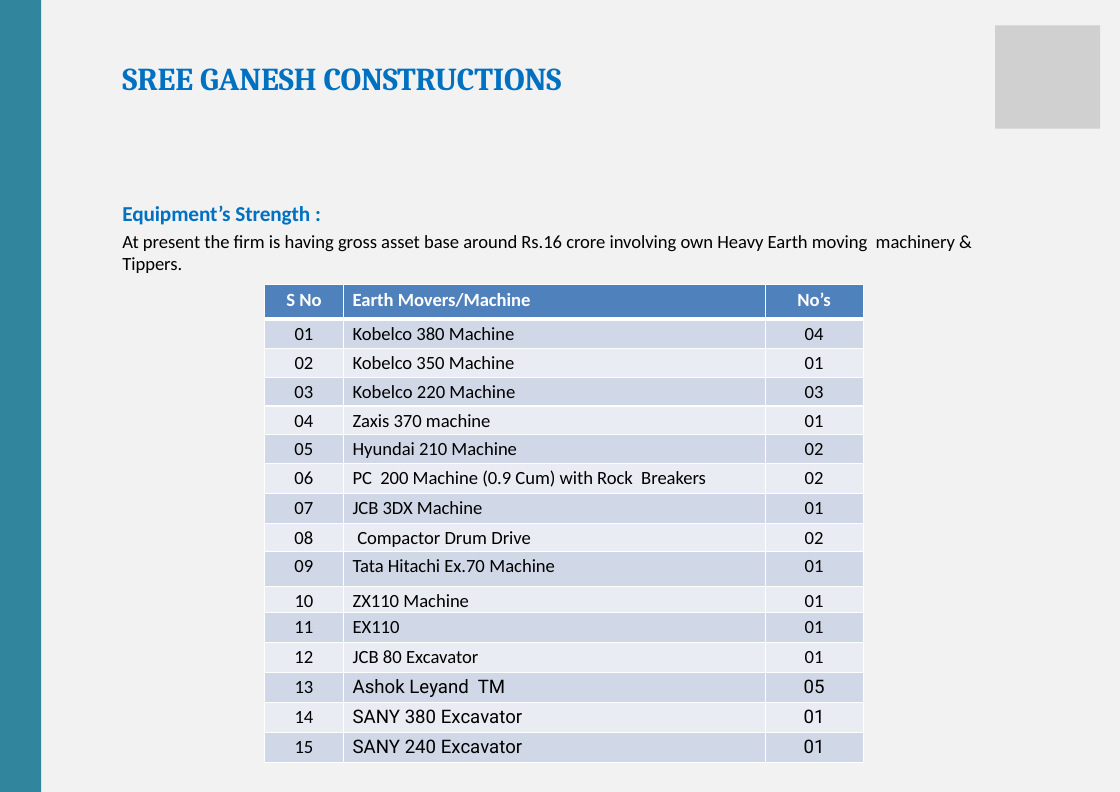
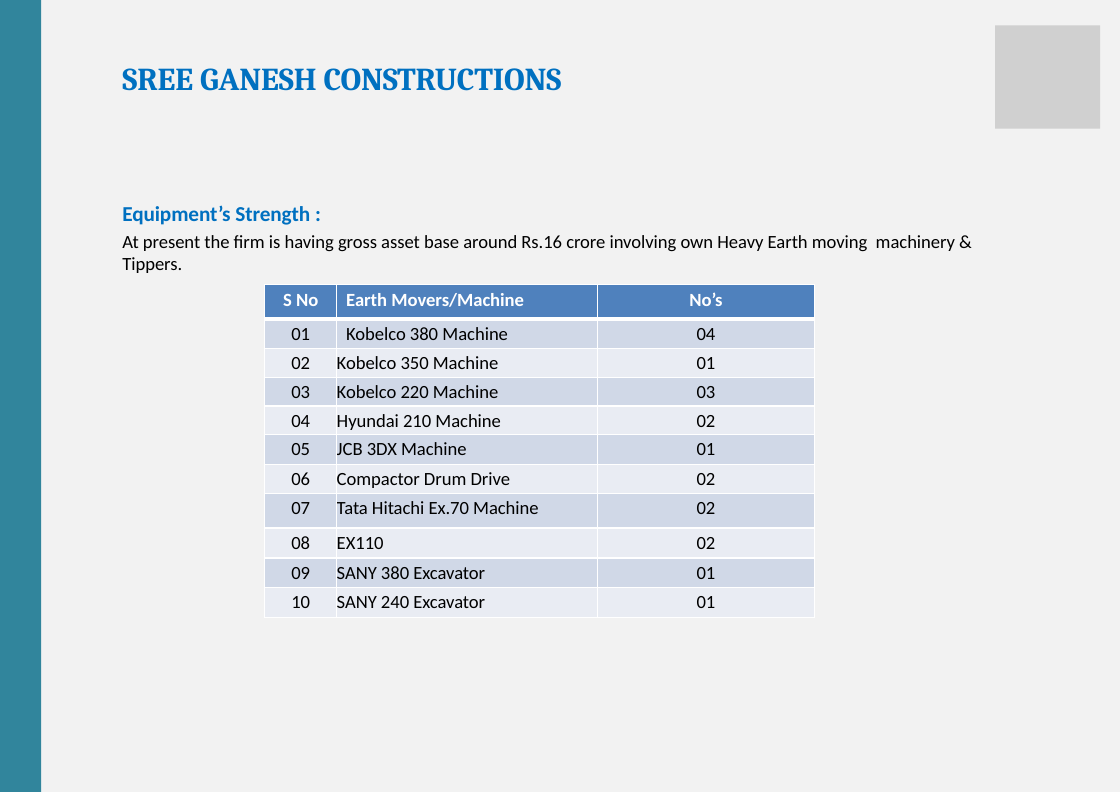
Before and after one commit to mintuhouse/sreeganesh, a slide deck: slide 6 of downloads/SGC_Profile.pptx (slide 14 before the commit). Drawn at 1120x792 pixels with LibreOffice and Linux fonts; fonts in the diff are those of the drawing; grey boxes stand for pictures. Boxes give left, top, right and bottom in pixels: in the first picture for what was removed or moved away, otherwise in the second. Text is boxed around its words. In the diff, an @@ line names an element or a change of style, - is before the commit and + after.

```diff
--- a/downloads/SGC_Profile.pptx
+++ b/downloads/SGC_Profile.pptx
@@ table at bbox=[264, 285, 813, 619] @@
-row 5: 04 | Zaxis 370 machine | 01
-row 6: 05 | Hyundai 210 Machine | 02
-row 7: 06 | PC 200 Machine (0.9 Cum) with Rock Breakers | 02
-row 8: 07 | JCB 3DX Machine | 01
-row 9: 08 | Compactor Drum Drive | 02
-row 10: 09 | Tata Hitachi Ex.70 Machine | 01
-row 11: 10 | ZX110 Machine | 01
-row 12: 11 | EX110 | 01
-row 13: 12 | JCB 80 Excavator | 01
-row 14: 13 | Ashok Leyand TM | 05
-row 15: 14 | SANY 380 Excavator | 01
-row 16: 15 | SANY 240 Excavator | 01
+row 5: 04 | Hyundai 210 Machine | 02
+row 6: 05 | JCB 3DX Machine | 01
+row 7: 06 | Compactor Drum Drive | 02
+row 8: 07 | Tata Hitachi Ex.70 Machine | 02
+row 9: 08 | EX110 | 02
+row 10: 09 | SANY 380 Excavator | 01
+row 11: 10 | SANY 240 Excavator | 01
@@ table: place and size @@
-table at bbox=[264, 285, 863, 763]
+table at bbox=[264, 285, 813, 619]
```
Also in this commit, not shown: 4 other slides changed, 8 slides removed, 12 other files.
